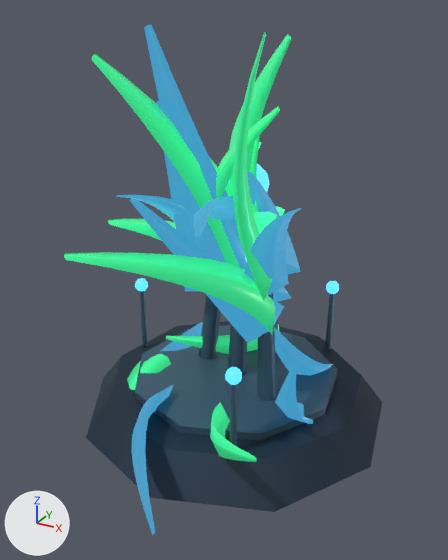
An edit to the glTF model game/assets/forge/world/alien_flora.glb, drawn before and after from the same camera.
Rendered twice from a camera (50 mm lens) standing at (1.08, -2.06, 1.78) and looking at (0.04, -0.17, 0.83). The lights are fixed; the arrows at lower left show +X, +Y and +Z. The older version comes first. Where no turn or scale is listed for an object, it has been applied to the vertices.
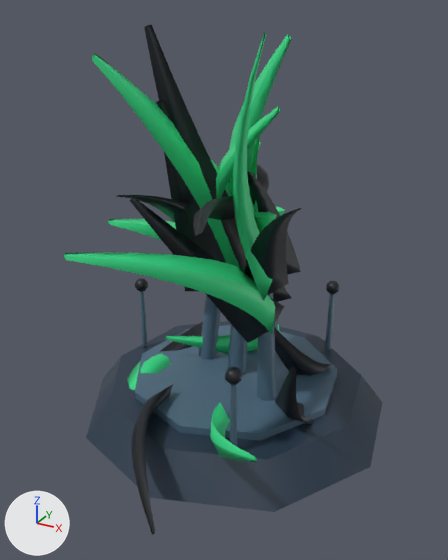
The change in detail:
In material 'Material_2' (mat_material_2), emission_color is no longer (0.0887, 0.578, 1.0), blue #54c8ff.
In material 'Material_2' (mat_material_2), emission_strength is no longer 0.55.
In material 'Material_3' (mat_material_3), emission_color is no longer (0.0382, 0.745, 0.262), green #37e08c.
In material 'Material_3' (mat_material_3), emission_strength is no longer 0.5.
In material 'Material_4' (mat_material_4), emission_color is no longer (0.0887, 0.578, 1.0), blue #54c8ff.
In material 'Material_4' (mat_material_4), emission_strength is no longer 1.5.
In material 'Material_5' (mat_material_5), emission_color is no longer (0.0382, 0.745, 0.262), green #37e08c.
In material 'Material_5' (mat_material_5), emission_strength is no longer 1.3.

Pixel boxes [x1, y1, x2, y2] of what changed, in the pictures (448 x 560 px):
'Mesh_11', recoloured, surface changed (darker)
    both: [64, 252, 275, 334]
'Mesh_3', recoloured, surface changed (darker)
    both: [144, 25, 246, 269]
'Mesh_4', recoloured, surface changed
    both: [91, 54, 240, 267]
'Mesh_13', recoloured, surface changed (darker)
    both: [233, 32, 272, 300]
'Mesh_10', recoloured, surface changed
    both: [130, 199, 284, 343]
'Mesh_12', recoloured, surface changed (darker)
    both: [245, 208, 302, 295]
'Mesh_32', recoloured, surface changed (darker)
    both: [131, 385, 173, 535]
'Mesh_6', recoloured, surface changed
    both: [229, 34, 291, 214]
'Mesh_36', recoloured, surface changed (darker)
    both: [274, 327, 333, 376]
'Mesh_31', recoloured, surface changed (darker)
    both: [210, 402, 256, 462]
'Mesh_20', recoloured, surface changed (darker)
    both: [216, 106, 280, 199]
'Mesh_26', recoloured, surface changed (darker)
    both: [247, 172, 301, 274]
'Mesh_5', recoloured, surface changed (darker)
    both: [193, 196, 254, 237]
'Mesh_30', recoloured, surface changed (darker)
    both: [275, 366, 313, 424]
'Mesh_17', recoloured, surface changed
    both: [156, 100, 198, 291]
'Mesh_19', recoloured, surface changed (darker)
    both: [116, 195, 188, 222]
'Mesh_35', recoloured, surface changed (darker)
    both: [166, 324, 280, 354]
'Mesh_33', recoloured, surface changed (darker)
    both: [127, 353, 171, 390]
'Mesh_18', recoloured, surface changed (darker)
    both: [108, 219, 176, 241]
'Mesh_34', recoloured, surface changed (darker)
    both: [160, 322, 203, 351]
'Mesh_15', recoloured, surface changed (darker)
    both: [254, 212, 277, 233]
'Mesh_38', recoloured, surface changed (darker)
    both: [225, 367, 242, 385]
'Mesh_27', recoloured, surface changed (darker)
    both: [250, 137, 259, 213]
'Mesh_7', recoloured, surface changed (darker)
    both: [229, 164, 270, 192]
'Mesh_24', recoloured, surface changed (darker)
    both: [273, 287, 291, 302]
'Mesh_42', recoloured, surface changed
    both: [326, 281, 339, 294]
'Mesh_40', recoloured, surface changed
    both: [135, 278, 148, 292]
'Mesh_29', recoloured, surface changed
    both: [276, 207, 285, 216]
'Mesh_8', recoloured, surface changed
    both: [253, 141, 261, 150]
